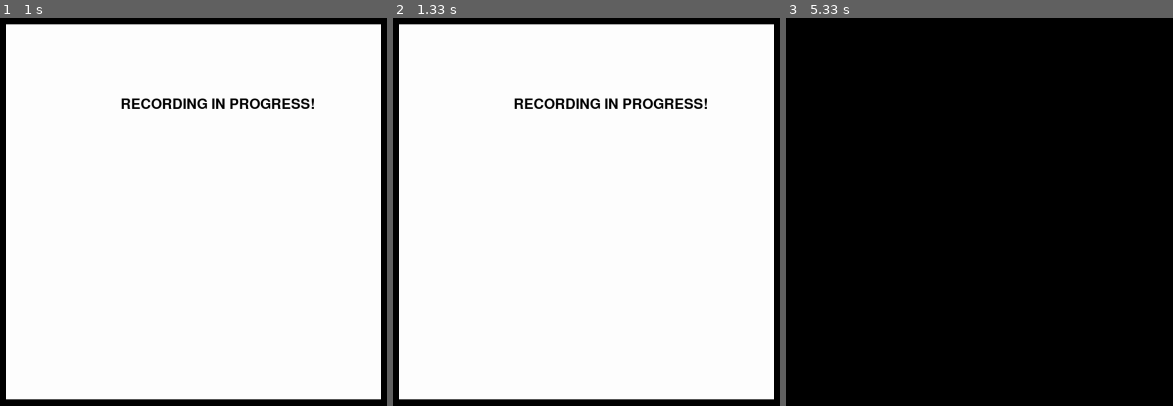
Above: before the commit, frames 1-3 (left to right).
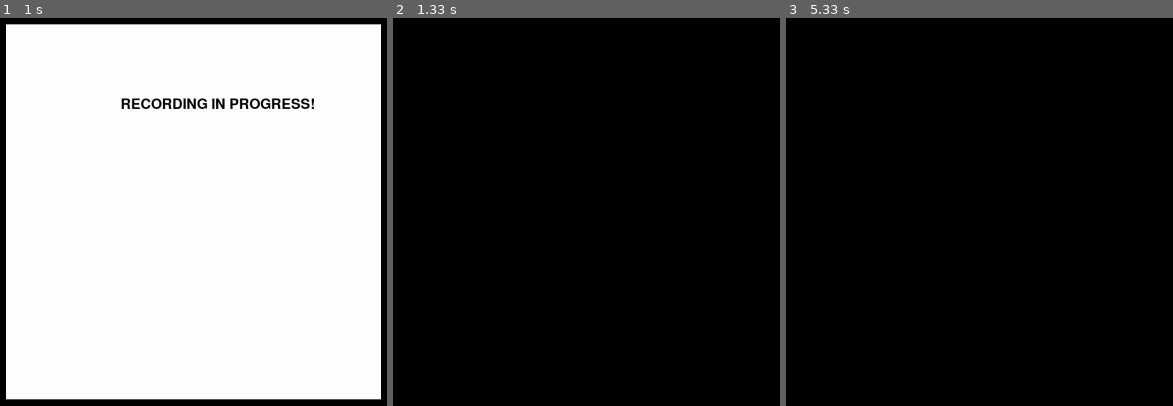
Above: after the commit, the same moments.

Repository: rir3/ScreenSoftware
Game: pygame game, started from Suervillance Wall/SurveillanceWall.py
Same seed, same stepped clock (60 frames per second), same inputs: the game is played once before the commit and once after it.
Inputs:
- Up to frame 1 (1 s): no input
- Up to frame 2 (1.33 s): no input
- Up to frame 3 (5.33 s): no input

Frame 1 is identical in both runs. In frame 2, 94% of the frame differs, in the area x 1-99%, y 1-99%; in frame 3, nothing differs.

Commit message:
Wait for record to finish

Diff:
--- a/Suervillance Wall/SurveillanceWall.py
+++ b/Suervillance Wall/SurveillanceWall.py
@@ -138,7 +138,7 @@
     record_thread.start()
 
     while record_thread.is_alive():
-        delay(5)# Add Code to wait for thread to finish before continueing
+        delay(1)# Add Code to wait for thread to finish before continueing
 
 ########################## RECORD SCREEN ##########################
 def show_record():
